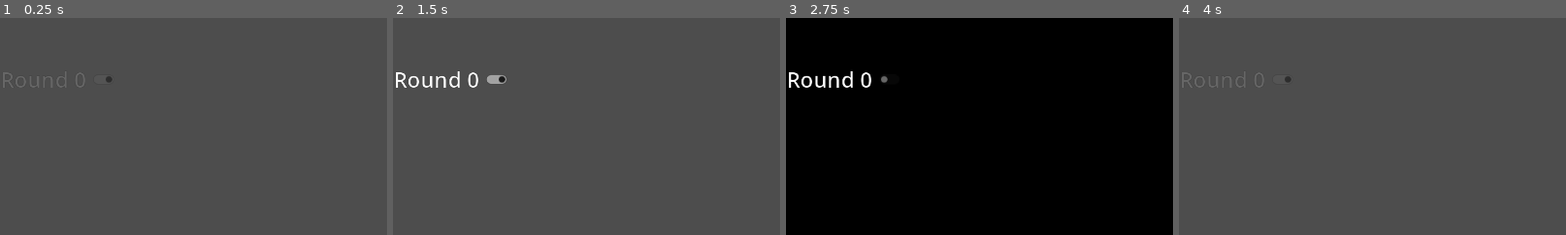
Above: before the commit, frames 1-4 (left to right).
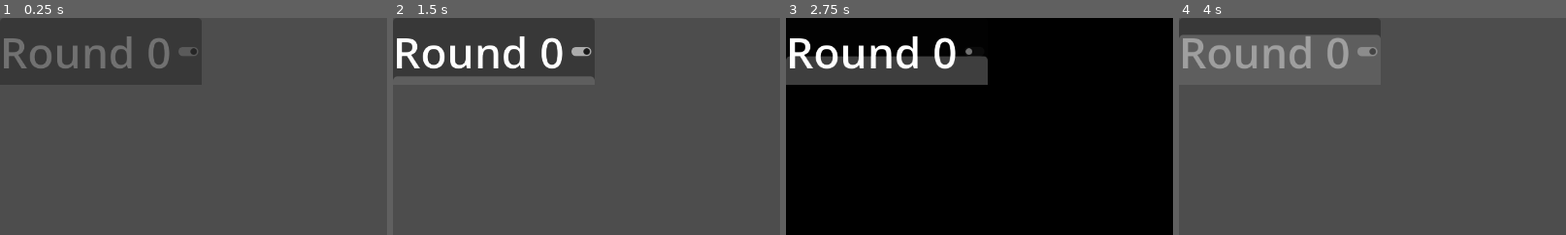
Above: after the commit, the same moments.

Repository: iomeanslife/stream_game_thing
Game: Godot game, scene res://Main.tscn
Same seed, same stepped clock (60 frames per second), same inputs: the game is played once before the commit and once after it.
Inputs (mouse positions are % of the whole screen's width and height, from its top left; square brackets give the same spot before the commit, where the layout moved):
- Up to frame 1 (0.25 s): no input
- Up to frame 2 (1.5 s): click (24, 8) [13, 14] at 0.5 s; click (24, 8) [13, 14] at 1.25 s
- Up to frame 3 (2.75 s): click (24, 8) [13, 14] at 2 s
- Up to frame 4 (4 s): move the mouse to (72, 45) at 2.77 s; tap Enter at 3.5 s; move the mouse to (30, 55) at 3.52 s
The pictures show only the part of the screen within x 0-50%, y 0-50%; the shares and areas given below are measured in that part.

The runs differ from the first frame. In frame 1, 2.4% of the frame differs, in the area x 0-51%, y 8-33%; in frame 2, 3.2%; in frame 3, 8.4%, in the area x 0-53%, y 8-33%; in frame 4, 2.8%.

Commit message:
Automated Loop

Diff:
--- a/Enemy.gd
+++ b/Enemy.gd
@@ -8,6 +8,8 @@
 @onready var healthLabel :Label3D = $HealthLabel
 @onready var enemyModel: Node3D = $enemy
 
+signal died
+
 func loseHealth(damage:int) -> bool:
 	health -= damage
 	if health <= 0:
@@ -15,6 +17,7 @@
 		healthLabel.visible = false
 		visible = false
 		level += 1
+		died.emit()
 	healthLabel.text = "%d/%d" % [health, maxHealth]
 	return !alive
 
--- a/Main.gd
+++ b/Main.gd
@@ -13,12 +13,15 @@
 @onready var astroEggLocation = $AstroEggLocation
 @onready var roundLabel = $SubViewportContainer/SubViewport/HBoxContainer/RoundCounter
 @onready var hBoxContainer = $SubViewportContainer/SubViewport/HBoxContainer
+@onready var timer = $Timer
+@onready var progressBar = $SubViewportContainer/SubViewport/ProgressBar
 
 # Called when the node enters the scene tree for the first time.
 func _ready():
 	DisplayServer.window_set_flag(DisplayServer.WINDOW_FLAG_TRANSPARENT,false)
 	get_tree().get_root().set_transparent_background(false)
 	hBoxContainer.modulate.a = 0.5
+	timer.process_callback
 
 	# TODO: fill viewer from twitch api, only followers.
 	for n in 20:
@@ -30,6 +33,7 @@
 		viewers.append(astroEggInst)
 
 func _process(delta):
+	progressBar.value = timer.wait_time - timer.time_left
 	pass
 
 func _egg_attacked(emitterId: int):
@@ -41,6 +45,34 @@
 	if currentViewerIndex < viewers.size():
 		viewers[currentViewerIndex].visible = true
 		viewers[currentViewerIndex].attack(currentEnemy)
+	else:
+		timer.start()
+
+
+func start_battle():
+	if currentViewerIndex < viewers.size():
+		viewers[currentViewerIndex].visible = false
+	assaultRound += 1
+	roundLabel.text = "Round %d" %assaultRound
+	currentViewerIndex = 0
+	null
+	viewers.shuffle()
+
+	if currentEnemy == null:
+		currentEnemy = enemyScene.instantiate()
+		currentEnemy.died.connect(_on_enemy_died)
+		enemyLocation.add_child(currentEnemy)
+	if !currentEnemy.alive:
+		currentEnemy.spawn()
+	if currentViewerIndex < viewers.size():
+		viewers[currentViewerIndex].visible = true
+		viewers[currentViewerIndex].attack(currentEnemy)
+
+func  _on_enemy_died():
+	#Check if the timer isn't already running, like when the last attacked.
+	if timer.is_stopped():
+		timer.start()
+
 
 func _on_check_button_toggled(button_pressed):
 	showStuff = button_pressed
@@ -48,30 +80,14 @@
 	get_tree().get_root().set_transparent_background(!showStuff)
 
 func _on_button_pressed():
-	if currentViewerIndex < viewers.size():
-		viewers[currentViewerIndex].visible = false
-	assaultRound += 1
-	roundLabel.text = "Round %d" %assaultRound
-	currentViewerIndex = 0
-	randomize()
-	viewers.shuffle()
-
-	if currentEnemy == null:
-		currentEnemy = enemyScene.instantiate()
-		enemyLocation.add_child(currentEnemy)
-	if !currentEnemy.alive:
-		currentEnemy.spawn()
-	if currentViewerIndex < viewers.size():
-		viewers[currentViewerIndex].visible = true
-		viewers[currentViewerIndex].attack(currentEnemy)
-
+	start_battle()
 
 
 func _on_h_box_container_mouse_entered():
 	hBoxContainer.modulate.a = 1
-	pass # Replace with function body.
-
-
 
 func _on_h_box_container_mouse_exited():
 	hBoxContainer.modulate.a = 0.5
+
+func _on_timer_timeout():
+	start_battle()
--- a/Main.tscn
+++ b/Main.tscn
@@ -46,23 +46,30 @@
 transform = Transform3D(0.995737, -0.0909887, 0.0151056, 0.0620217, 0.781749, 0.620501, -0.0682673, -0.616919, 0.78406, 1.95041, 1.52022, 2.65435)
 
 [node name="SubViewportContainer" type="SubViewportContainer" parent="."]
-anchors_preset = 1
-anchor_left = 1.0
-anchor_right = 1.0
-offset_left = -1151.0
-offset_bottom = 512.0
-grow_horizontal = 0
+offset_right = 512.0
+offset_bottom = 100.0
 
 [node name="SubViewport" type="SubViewport" parent="SubViewportContainer"]
 transparent_bg = true
 handle_input_locally = false
-size = Vector2i(1024, 512)
+size = Vector2i(512, 100)
 render_target_update_mode = 4
+
+[node name="ProgressBar" type="ProgressBar" parent="SubViewportContainer/SubViewport"]
+offset_right = 300.0
+offset_bottom = 128.0
+grow_horizontal = 2
+grow_vertical = 2
+mouse_filter = 1
+max_value = 5.0
+step = 0.1
+fill_mode = 3
+show_percentage = false
 
 [node name="HBoxContainer" type="HBoxContainer" parent="SubViewportContainer/SubViewport"]
 modulate = Color(1, 1, 1, 0.533333)
-offset_right = 201.0
-offset_bottom = 183.0
+offset_right = 304.0
+offset_bottom = 100.0
 
 [node name="Button" type="Button" parent="SubViewportContainer/SubViewport/HBoxContainer"]
 visible = false
@@ -76,7 +83,7 @@
 [node name="RoundCounter" type="Label" parent="SubViewportContainer/SubViewport/HBoxContainer"]
 layout_mode = 2
 theme_override_fonts/font = SubResource("SystemFont_ddrbr")
-theme_override_font_sizes/font_size = 32
+theme_override_font_sizes/font_size = 64
 text = "Round 0"
 
 [node name="CheckButton" type="CheckButton" parent="SubViewportContainer/SubViewport/HBoxContainer"]
@@ -85,7 +92,13 @@
 theme_override_styles/focus = SubResource("StyleBoxEmpty_q6y6v")
 button_pressed = true
 
+[node name="Timer" type="Timer" parent="."]
+wait_time = 5.0
+one_shot = true
+autostart = true
+
 [connection signal="mouse_entered" from="SubViewportContainer/SubViewport/HBoxContainer" to="." method="_on_h_box_container_mouse_entered"]
 [connection signal="mouse_exited" from="SubViewportContainer/SubViewport/HBoxContainer" to="." method="_on_h_box_container_mouse_exited"]
 [connection signal="pressed" from="SubViewportContainer/SubViewport/HBoxContainer/Button" to="." method="_on_button_pressed"]
 [connection signal="toggled" from="SubViewportContainer/SubViewport/HBoxContainer/CheckButton" to="." method="_on_check_button_toggled"]
+[connection signal="timeout" from="Timer" to="." method="_on_timer_timeout"]
